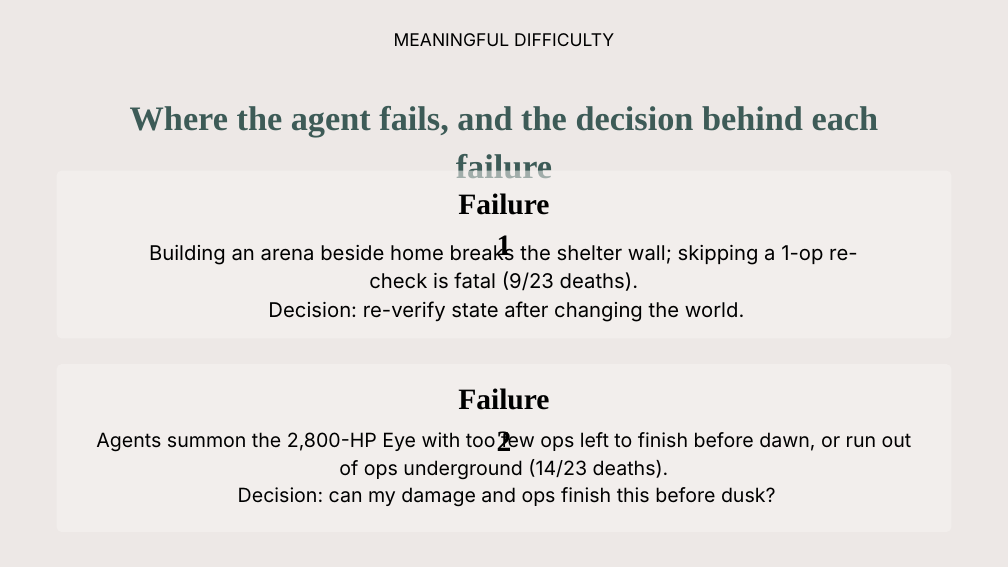
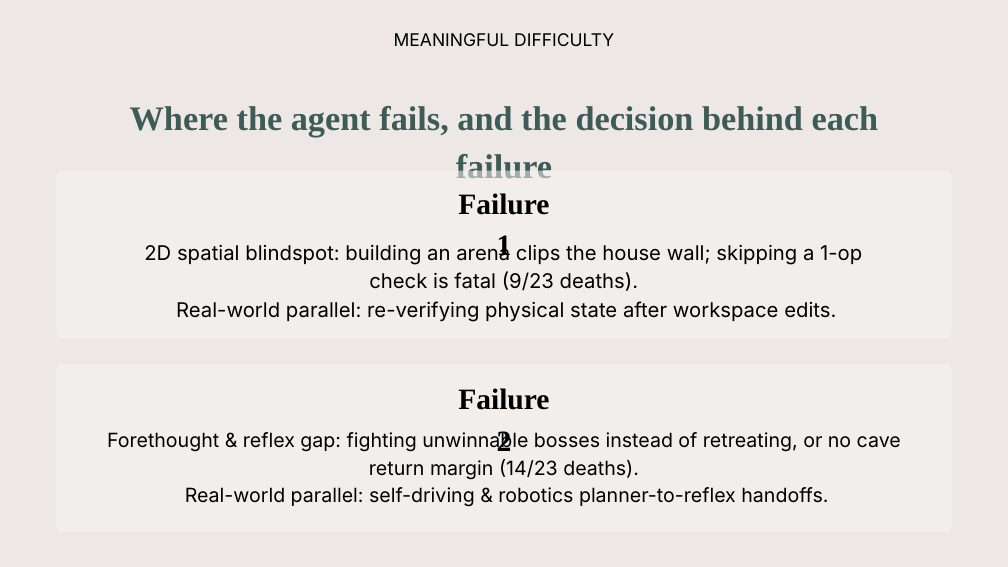
Before and after one commit to mairazaini/TerrariaBench, a slide deck: slide 7 of TerrariaBench.pptx. Drawn at 1008x567 pixels with LibreOffice and Linux fonts; fonts in the diff are those of the drawing; background and template pictures are left out. Boxes give left, top, right and bottom in pixels: in the first picture for what was removed or moved away, otherwise in the second. Text is boxed around its words. In the diff, an @@ line names an element or a change of style, - is before the commit and + after.

Commit message:
docs: articulate hierarchical supervisor+reflex findings and real-world autonomy relevance

```diff
--- a/TerrariaBench.pptx
+++ b/TerrariaBench.pptx
@@ text at (176, 245, 862, 322): text changed @@
-Building an arena beside home breaks the shelter wall; skipping a 1-op re-check is fatal (9/23 deaths).
-Decision: re-verify state after changing the world.
+2D spatial blindspot: building an arena clips the house wall; skipping a 1-op check is fatal (9/23 deaths).
+Real-world parallel: re-verifying physical state after workspace edits.
@@ text at (107, 431, 901, 507): text changed @@
-Agents summon the 2,800-HP Eye with too few ops left to finish before dawn, or run out of ops underground (14/23 deaths).
-Decision: can my damage and ops finish this before dusk?
+Forethought & reflex gap: fighting unwinnable bosses instead of retreating, or no cave return margin (14/23 deaths).
+Real-world parallel: self-driving & robotics planner-to-reflex handoffs.
```
Also in this commit, not shown: 2 other slides changed, 3 other files.
